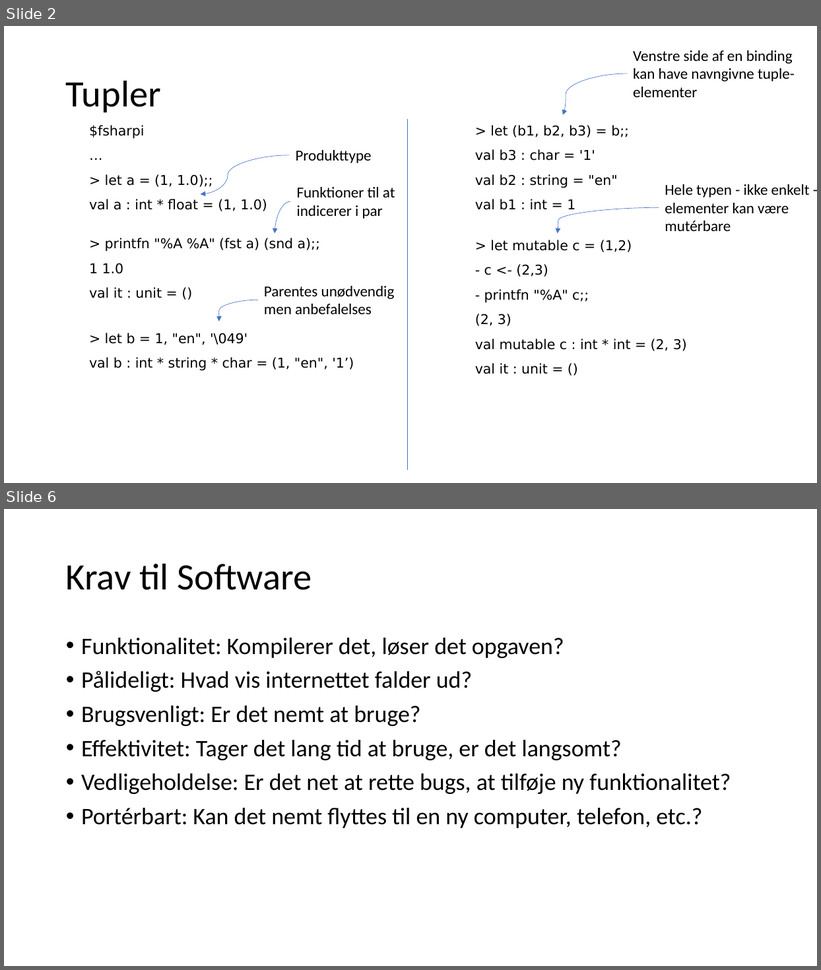
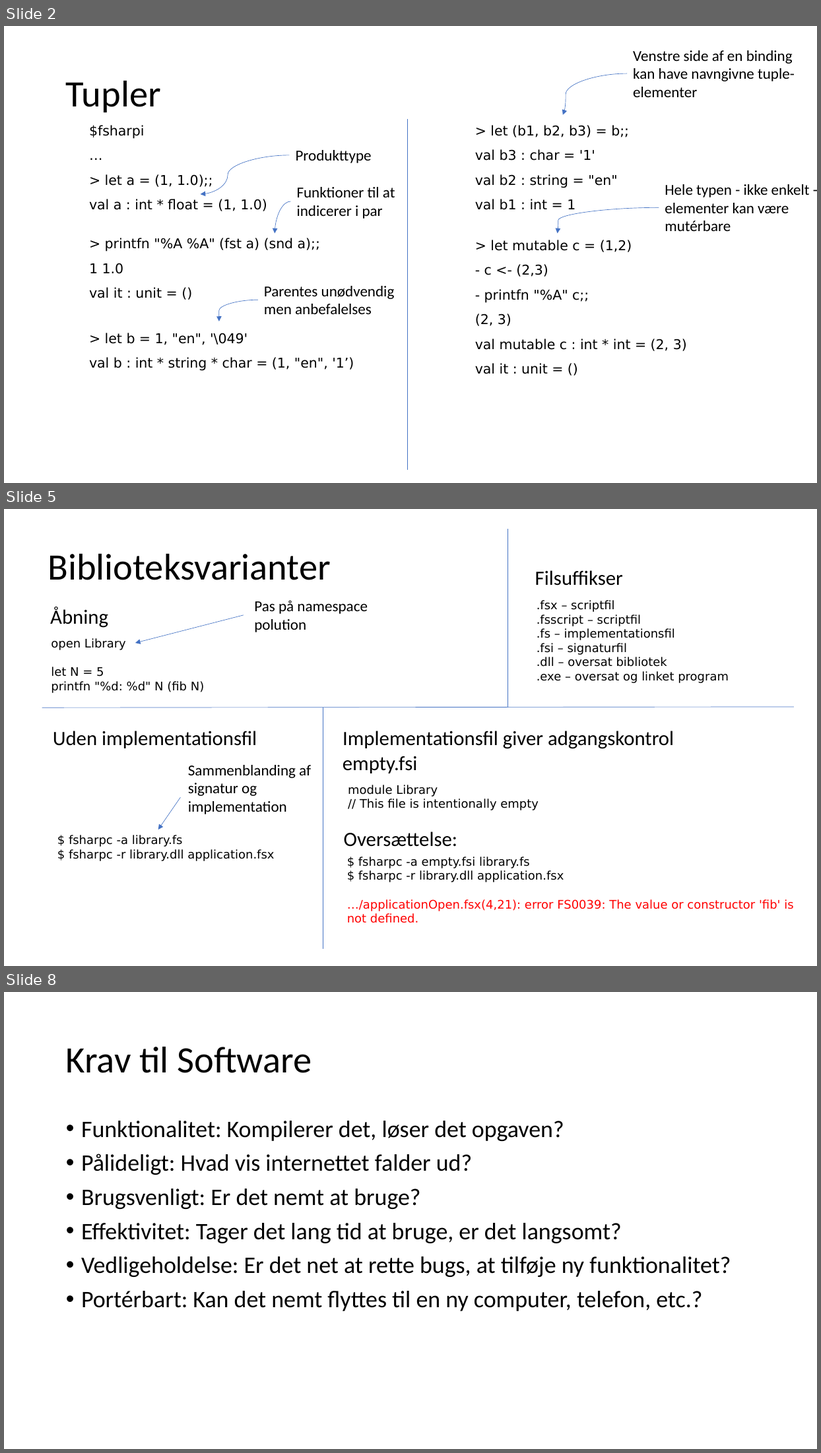
Before and after one commit to fisterloegsovs/pop22, a slide deck: lectures/4.1ModulesNTests/lecture.pptx. Shown one above the other, each under a label of ours: slides 2 and 6 before the commit, slides 2, 5 and 8 after it; the slides between them are not shown. The pictures are 821x970 and 821x1453 pixels, drawn with LibreOffice and Linux fonts; fonts in the diff are those of the drawing. Boxes give left, top, right and bottom in pixels: in the first picture for what was removed or moved away, otherwise in the second. Text is boxed around its words. In the diff, an @@ line names an element or a change of style, - is before the commit and + after.

```diff
--- a/lectures/4.1ModulesNTests/lecture.pptx
+++ b/lectures/4.1ModulesNTests/lecture.pptx
@@ slide 5 added at bbox=[4, 509, 817, 966], background #FFFFFF @@
@@ line added from (508, 529) to (508, 708), #4472C4 0.5 pt @@
@@ title added at bbox=[48, 553, 331, 580], 44 pt, text #000000 @@
+Biblioteksvarianter
@@ text added at bbox=[535, 570, 623, 586], 24 pt, text #000000 @@
+Filsuffikser
@@ text added at bbox=[50, 607, 108, 628], 24 pt, text #000000 @@
+Åbning
@@ text added at bbox=[254, 600, 368, 632], 18 pt, text #000000 @@
+Pas på namespace polution
@@ text added at bbox=[537, 600, 729, 683], 14 pt, text #000000 @@
+.fsx – scriptfil
+.fsscript – scriptfil
+.fs – implementationsfil
+.fsi – signaturfil
+.dll – oversat bibliotek
+.exe – oversat og linket program
@@ arrow added from (244, 615) to (135, 643), #4472C4 0.5 pt @@
@@ text added at bbox=[51, 638, 204, 693], 14 pt, text #000000 @@
+open Library
+let N = 5
+printfn "%d: %d" N (fib N)
@@ line added from (42, 708) to (794, 707), #4472C4 0.5 pt @@
@@ line added from (323, 708) to (323, 949), #4472C4 0.5 pt @@
@@ text added at bbox=[53, 731, 257, 749], 24 pt, text #000000 @@
+Uden implementationsfil
@@ text added at bbox=[343, 731, 674, 749], 24 pt, text #000000 @@
+Implementationsfil giver adgangskontrol
@@ text added at bbox=[188, 765, 311, 815], 18 pt, text #000000 @@
+Sammenblanding af signatur og implementation
@@ text added at bbox=[343, 757, 417, 774], 24 pt, text #000000 @@
+empty.fsi
@@ text added at bbox=[348, 785, 539, 811], 14 pt, text #000000 @@
+module Library
+// This file is intentionally empty
@@ arrow added from (180, 797) to (158, 830), #4472C4 0.5 pt @@
@@ text added at bbox=[69, 835, 274, 861], 14 pt, text #000000 @@
+$ fsharpc -a library.fs
+$ fsharpc -r library.dll application.fsx
@@ text added at bbox=[344, 832, 457, 847], 24 pt, text #000000 @@
+Oversættelse:
@@ text added at bbox=[347, 857, 793, 923], 14 pt, text #FF0000 @@
+$ fsharpc -a empty.fsi library.fs
+$ fsharpc -r library.dll application.fsx
+…/applicationOpen.fsx(4,21): error FS0039: The value or constructor 'fib' is not defined.
@@ what was slide 6 is now slide 8 @@
```
Also in this commit, not shown: 6 slides changed, 2 other slides added, 13 other files.
